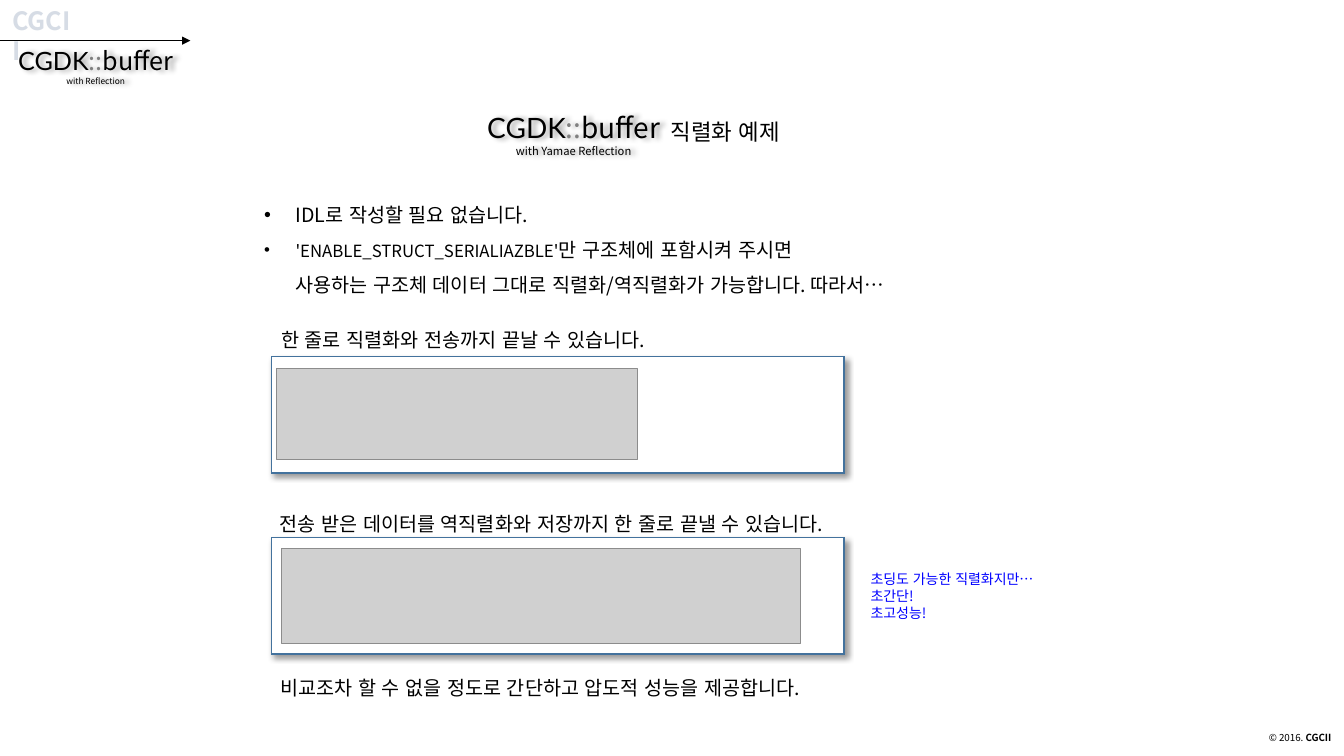
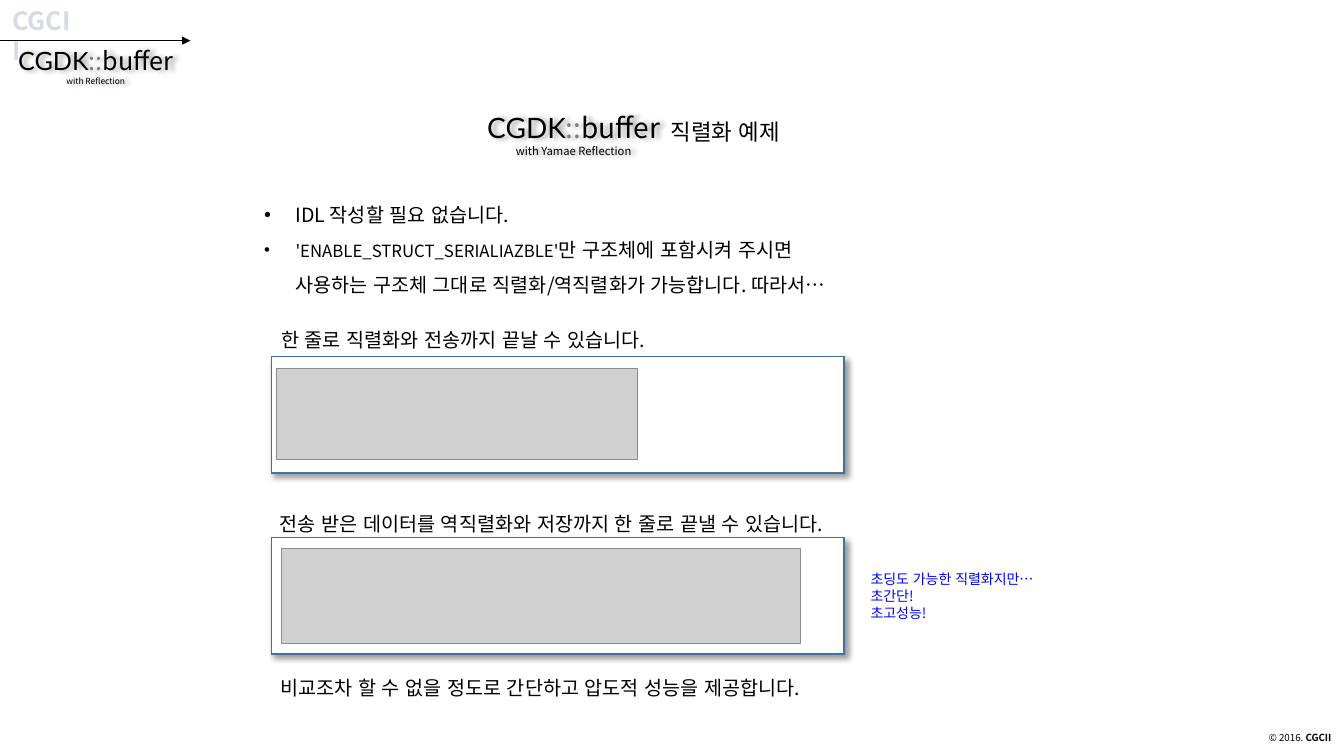
Before and after one commit to CGLabs/CGDK.buffer, a slide deck: slide 73 of C++/document/intruduce_CGDK.buffer.pptx. Drawn at 1344x756 pixels with LibreOffice and Linux fonts; fonts in the diff are those of the drawing; grey boxes stand for pictures. Boxes give left, top, right and bottom in pixels: in the first picture for what was removed or moved away, otherwise in the second. Text is boxed around its words. In the diff, an @@ line names an element or a change of style, - is before the commit and + after.

```diff
--- a/C++/document/intruduce_CGDK.buffer.pptx
+++ b/C++/document/intruduce_CGDK.buffer.pptx
@@ text at (296, 205, 825, 296): text changed @@
-• IDL로 작성할 필요 없습니다.
-• 'ENABLE_STRUCT_SERIALIAZBLE'만 구조체에 포함시켜 주시면
-  사용하는 구조체 데이터 그대로 직렬화/역직렬화가 가능합니다. 따라서…
+• IDL 작성할 필요 없습니다.
+• 'ENABLE_STRUCT_SERIALIAZBLE'만 구조체에 포함시켜 주시면
+  사용하는 구조체 그대로 직렬화/역직렬화가 가능합니다. 따라서…
```
Also in this commit, not shown: 34 other slides changed.
